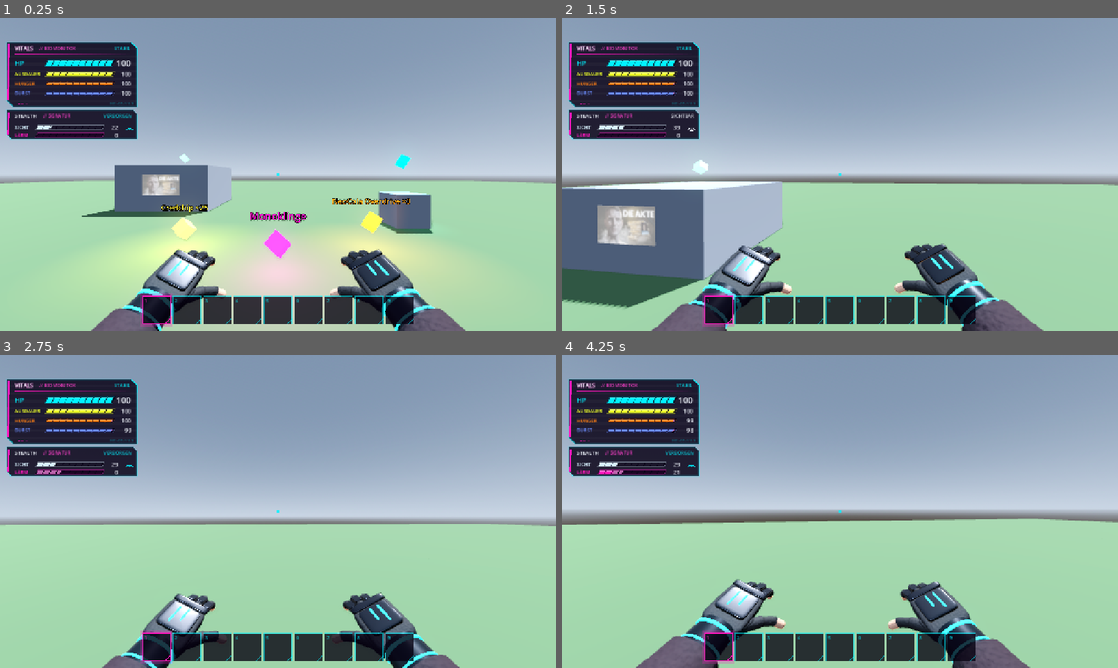
Above: before the commit, frames 1-4 (two rows, left to right).
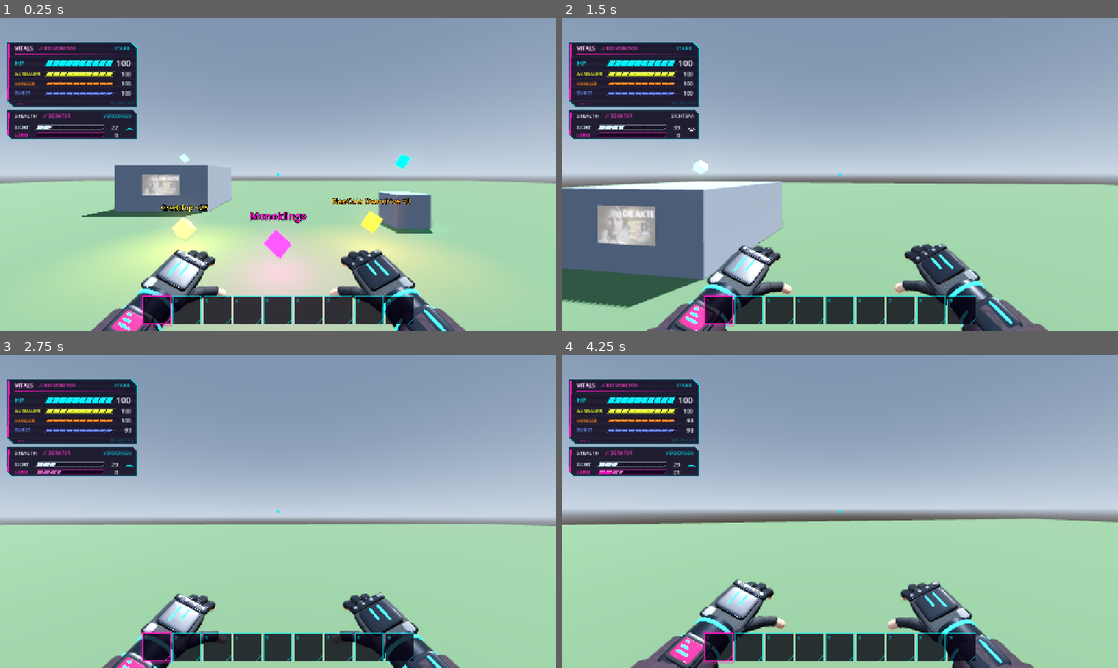
Above: after the commit, the same moments.

Repository: CaptainArschbart/Test
Game: Godot game, scene res://scenes/main/main.tscn
The game is run twice, just before and just after one commit, with the same random seed, the same clock (stepped at 60 frames per second) and the same inputs. This scene is started directly instead of the project's main scene.
Inputs (mouse positions are in pixels of both pictures, inside the frame that each line leads up to):
- Up to frame 1 (0.25 s): no input
- Up to frame 2 (1.5 s): tap Enter at 0.5 s; move the mouse to (867, 174) at 0.52 s; hold Right mouse button (aim) 0.53-1.28 s; hold W (move_forward) from 0.53 s (still down); tap Space (jump) at 0.77, 1.07 s; move the mouse to (812, 174) at 1.27 s; tap Ctrl (crouch) at 1.35 s
- Up to frame 3 (2.75 s): keep holding W (move_forward); tap Space (jump) at 1.52, 1.82 s; move the mouse to (289, 505) at 2.02 s; hold Q (drop_item) from 2.03 s (still down)
- Up to frame 4 (4.25 s): keep holding W (move_forward); move the mouse to (834, 517) at 2.77 s; release Q (drop_item) at 2.78 s; click (834, 517) at 2.85 s; tap Space (jump) at 3.02, 3.32, 3.77, 4.07 s; move the mouse to (878, 514) at 3.52 s; tap 1 (hotbar_1) at 3.6 s

The runs differ from the first frame. In frame 1, 1.0% of the frame differs, in the area x 18-82%, y 74-100%; in frame 2, 1.2%, in the area x 15-88%, y 72-100%; in frame 3, 0.6%; in frame 4, 1.2%.

Commit message:
Spielermodell und Hände detaillierter: Mantel mit Schößen, Gurtzeug, Akku-Pack, Atemmaske, Holster, Stiefel mit Riemen; Hände mit Nägeln, Nieten, Riemen, Unterarmschiene mit Display
Co-Authored-By: Claude Opus 5.5 (1M context) <noreply@anthropic.com>
Claude-Session: https://claude.ai/code/session_01CnPc7UZ3Z27zsdDbYdaRfL

Diff:
--- a/scenes/hands/player_hands.gd
+++ b/scenes/hands/player_hands.gd
@@ -2,8 +2,9 @@
 extends Node3D
 ## First-Person-Hände unter der Kamera: Cyber-Handschuhe mit Jackenärmel.
 ##
-## Das Modell wird beim Start aus Grundformen gebaut (Handfläche, Fingerglieder,
-## Daumen, Knöchelschutz, Handrücken-Platte, Armband mit Neon, Ärmel). Jeder Finger
+## Das Modell wird beim Start aus Grundformen gebaut (Handfläche mit Griffpolster, Fingerglieder
+## mit Nägeln an den freien Kuppen, Daumen, Knöchelschutz mit Nieten, Klettriemen, Handrücken-Platte,
+## Armband mit Neon, Unterarmschiene (links mit Display), hochgeschobener Ärmel mit Falten). Jeder Finger
 ## hat drei Gelenke, der Daumen zwei; Posen setzen nur Winkel, keine Meshes.
 ##
 ## Posen: ohne Waffe hängen die Hände locker unten. Mit Waffe greift die rechte Hand
@@ -119,6 +120,10 @@
 var _land_dip: float = 0.0
 var _was_on_floor := true
 var _lit_view: Node3D
+var _metal_material: StandardMaterial3D
+var _rubber_material: StandardMaterial3D
+var _nail_material: StandardMaterial3D
+var _screen_material: StandardMaterial3D
 
 
 
@@ -328,9 +333,21 @@
 		Vector3(0.012 * side, 0.0212, -0.054), Vector3(-0.06, 0.0, 0.0))
 	_part(root, ProcMesh.rounded_box(Vector3(0.004, 0.003, 0.03), 0.5), neon_material,
 		Vector3(-0.006 * side, 0.0212, -0.06), Vector3(-0.06, 0.0, 0.0))
-	# Knöchelschutz quer über die Grundgelenke.
+	# Knöchelschutz quer über die Grundgelenke, mit Nieten über jedem Knöchel.
 	_part(root, ProcMesh.rounded_box(Vector3(0.08, 0.012, 0.016), 0.35), plate_material,
 		Vector3(0.0, 0.012, -0.091), Vector3(0.0, 0.0, 0.0))
+	for knuckle: Vector3 in KNUCKLES:
+		_part(root, ProcMesh.tube(0.0035, 0.0045, 0.004), _metal_material,
+			Vector3(knuckle.x * side, 0.0185, -0.091), Vector3.ZERO)
+	# Klettriemen mit Schnalle über dem Handrücken, Griffpolster in der Handfläche.
+	_part(root, ProcMesh.rounded_box(Vector3(0.088, 0.012, 0.017), 0.3), _rubber_material,
+		Vector3(0.0, 0.006, -0.014), Vector3.ZERO)
+	_part(root, ProcMesh.rounded_box(Vector3(0.016, 0.005, 0.02), 0.3), _metal_material,
+		Vector3(0.03 * side, 0.0125, -0.014), Vector3.ZERO)
+	_part(root, ProcMesh.rounded_box(Vector3(0.066, 0.008, 0.05), 0.4), _rubber_material,
+		Vector3(0.004 * side, -0.0135, -0.06), Vector3.ZERO)
+	_part(root, ProcMesh.rounded_box(Vector3(0.03, 0.007, 0.03), 0.45), _rubber_material,
+		Vector3(-0.026 * side, -0.016, -0.026), Vector3(0.0, 0.25 * side, 0.0))
 
 	var fingers := []
 	for i in 4:
@@ -363,6 +380,32 @@
 		Vector3(0.0, 0.0, 0.064), Vector3(PI * 0.5, 0.0, 0.0), Vector3(1.0, 1.0, 0.82))
 	_part(arm, ProcMesh.tube(0.062, 0.048, 0.42), sleeve_material,
 		Vector3(0.0, 0.0, 0.29), Vector3(PI * 0.5, 0.0, 0.0), Vector3(1.0, 1.0, 0.85))
+	# Hochgeschobener Ärmel: Wulst am Bündchen und Falten.
+	_part(arm, ProcMesh.tube(0.053, 0.053, 0.03), sleeve_material,
+		Vector3(0.0, 0.0, 0.1), Vector3(PI * 0.5, 0.0, 0.0), Vector3(1.0, 1.0, 0.86))
+	for i in 3:
+		var z := 0.17 + i * 0.075
+		var r := 0.05 + z * 0.028
+		_part(arm, ProcMesh.tube(r, r, 0.018), sleeve_material,
+			Vector3(0.0, -0.002 * i, z), Vector3(PI * 0.5 + 0.12 * (i - 1), 0.0, 0.0), Vector3(1.0, 1.0, 0.86))
+	# Unterarmschiene über dem Handgelenk.
+	_part(arm, ProcMesh.rounded_box(Vector3(0.05, 0.012, 0.05), 0.3), plate_material,
+		Vector3(0.0, 0.031, 0.06), Vector3(-0.05, 0.0, 0.0))
+	if side < 0.0:
+		# Links: Handgelenk-Display mit Rahmen und Anzeige.
+		_part(arm, ProcMesh.rounded_box(Vector3(0.04, 0.006, 0.034), 0.25), _rubber_material,
+			Vector3(0.0, 0.039, 0.06), Vector3(-0.05, 0.0, 0.0))
+		_part(arm, ProcMesh.rounded_box(Vector3(0.032, 0.002, 0.026), 0.2), _screen_material,
+			Vector3(0.0, 0.0425, 0.06), Vector3(-0.05, 0.0, 0.0))
+		for i in 3:
+			_part(arm, ProcMesh.rounded_box(Vector3(0.006 + i * 0.006, 0.001, 0.003), 0.5), neon_material,
+				Vector3(-0.008 + i * 0.003, 0.0445, 0.052 + i * 0.007), Vector3(-0.05, 0.0, 0.0))
+	else:
+		# Rechts: Leuchtschlitz und ein Kabel von der Schiene in den Ärmel.
+		_part(arm, ProcMesh.rounded_box(Vector3(0.004, 0.002, 0.034), 0.5), neon_material,
+			Vector3(0.012, 0.038, 0.06), Vector3(-0.05, 0.0, 0.0))
+		_part(arm, ProcMesh.tube(0.0045, 0.0045, 0.07), _rubber_material,
+			Vector3(-0.016, 0.034, 0.105), Vector3(PI * 0.5 - 0.15, 0.0, 0.0))
 
 	var thumb_chain: Array = thumb_joints
 	return {"root": root, "arm": arm, "side": side, "fingers": fingers, "thumb": thumb_chain}
@@ -388,6 +431,10 @@
 			# Kleine Panzerplatte auf dem Grundglied.
 			_part(joint, ProcMesh.rounded_box(Vector3(r * 1.7, r * 0.7, length * 0.62), 0.3), plate_material,
 				Vector3(0.0, r * 0.82, -length * 0.5), Vector3.ZERO)
+		if last and finger:
+			# Fingernagel auf der freien Kuppe.
+			_part(joint, ProcMesh.rounded_box(Vector3(r * 1.15, r * 0.3, length * 0.48), 0.45), _nail_material,
+				Vector3(0.0, r * 0.86, -length * 0.66), Vector3(0.05, 0.0, 0.0))
 		if last:
 			# Abschlussring des Handschuhs vor der Fingerkuppe.
 			_part(joint, ProcMesh.tube(r * 1.12, r * 1.12, 0.0045), glove_material,
@@ -437,8 +484,16 @@
 		_set_viewmodel_layer(child)
 
 
-## Fehlt ein Material in der Szene, gibt es einfache Ersatzfarben.
+## Fehlt ein Material in der Szene, gibt es einfache Ersatzfarben. Nieten, Gummi, Nägel und
+## das Display am linken Handgelenk kommen immer aus dem Code.
 func _ensure_materials() -> void:
+	_metal_material = _flat(Color(0.55, 0.57, 0.6), 0.9, 0.3)
+	_rubber_material = _flat(Color(0.03, 0.03, 0.035), 0.0, 0.9)
+	_nail_material = _flat(Color(0.86, 0.68, 0.62), 0.0, 0.35)
+	_screen_material = _flat(Color(0.05, 0.02, 0.06), 0.2, 0.15)
+	_screen_material.emission_enabled = true
+	_screen_material.emission = Color(1.0, 0.15, 0.55)
+	_screen_material.emission_energy_multiplier = 0.9
 	if glove_material == null:
 		glove_material = _flat(Color(0.07, 0.075, 0.09), 0.0, 0.75)
 	if plate_material == null:
--- a/scenes/player/player_body.gd
+++ b/scenes/player/player_body.gd
@@ -2,9 +2,11 @@
 extends Node3D
 ## Körper der Spielfigur im selben Cyberpunk-Look wie die Ego-Hände.
 ##
-## Aufbau aus Grundformen (ProcMesh): Stiefel mit Neon-Sohle, Hose mit Knieschützern,
-## Gürtel, Jacke mit Brustplatte und Schulterpanzern, Arme mit Handschuhen, Kopf mit
-## Kapuze und Leuchtvisier. Füße stehen auf y = 0, Blick nach -Z.
+## Aufbau aus Grundformen (ProcMesh): Stiefel mit Riemen, Kappe und Profilsohle mit Neonkante,
+## Hose mit Knieschützern, Schienbeinplatten und Beinholster, Gürtel mit Taschen, Mantel mit
+## Schößen, hohem Kragen und Gurtzeug mit Brustplatte, Akku-Pack am Rücken, zweilagige
+## Schulterpanzer, Unterarmschienen (links mit Display), Hände mit Daumen, Kopf mit Kapuze,
+## Visier mit Rahmen, Atemmaske mit Filtern und Ohrstück mit Antenne. Füße stehen auf y = 0, Blick nach -Z.
 ##
 ## Ego-Sicht: Beine und Stiefel sieht man beim Runterschauen, Becken, Oberkörper, Arme und Kopf
 ## werfen nur Schatten (sonst steckt die Kamera im Kopf). first_person = false zeigt alles,
@@ -43,6 +45,9 @@
 var _arms: Array[Dictionary] = []
 var _spine: Node3D
 var _hips: Node3D
+var _strap_material: StandardMaterial3D
+var _rubber_material: StandardMaterial3D
+var _metal_material: StandardMaterial3D
 
 
 func _ready() -> void:
@@ -109,16 +114,34 @@
 	hips.position = Vector3(0.0, 0.95, 0.0)
 	add_child(hips)
 	_hips = hips
-	# Becken und Gürtel mit Schnalle. Gehört zum Oberkörper: von oben würde es die Beine verdecken.
+	# Becken, Gürtel mit Schnalle und Taschen. Gehört zum Oberkörper: von oben würde es die
+	# Beine verdecken.
 	var pelvis := [
 		_part(hips, ProcMesh.rounded_box(Vector3(0.34, 0.2, 0.21), 0.4), pants_material,
 			Vector3(0.0, 0.0, 0.0)),
-		_part(hips, ProcMesh.rounded_box(Vector3(0.355, 0.05, 0.225), 0.25), armor_material,
+		_part(hips, ProcMesh.rounded_box(Vector3(0.355, 0.045, 0.225), 0.25), _strap_material,
 			Vector3(0.0, 0.08, 0.0)),
-		_part(hips, ProcMesh.rounded_box(Vector3(0.06, 0.04, 0.02), 0.3), neon_material,
-			Vector3(0.0, 0.08, -0.112)),
+		_part(hips, ProcMesh.rounded_box(Vector3(0.07, 0.05, 0.022), 0.3), armor_material,
+			Vector3(0.0, 0.08, -0.114)),
+		_part(hips, ProcMesh.rounded_box(Vector3(0.04, 0.012, 0.01), 0.4), neon_material,
+			Vector3(0.0, 0.08, -0.126)),
 	]
-	for side in [1.0, -1.0]:
+	for side: float in [1.0, -1.0]:
+		# Gürteltaschen vorn seitlich und eine flache am Rücken.
+		pelvis.append(_part(hips, ProcMesh.rounded_box(Vector3(0.07, 0.08, 0.045), 0.35), armor_material,
+			Vector3(0.12 * side, 0.05, -0.1), Vector3(0.0, 0.25 * side, 0.0)))
+		pelvis.append(_part(hips, ProcMesh.rounded_box(Vector3(0.072, 0.02, 0.048), 0.3), _strap_material,
+			Vector3(0.12 * side, 0.085, -0.1), Vector3(0.0, 0.25 * side, 0.0)))
+	pelvis.append(_part(hips, ProcMesh.rounded_box(Vector3(0.16, 0.07, 0.045), 0.35), armor_material,
+		Vector3(0.0, 0.05, 0.12)))
+	# Mantelschöße: hinten zwei Bahnen, an den Seiten je eine, bis knapp übers Knie.
+	for i in 4:
+		var angle := [0.42, -0.42, 1.65, -1.65][i] as float
+		var dir := Vector3(sin(angle), 0.0, cos(angle))
+		var flap := _part(hips, ProcMesh.rounded_box(Vector3(0.15, 0.42, 0.018), 0.2), jacket_material,
+			dir * 0.125 + Vector3(0.0, -0.17, 0.0), Vector3(0.1, angle, 0.0))
+		pelvis.append(flap)
+	for side: float in [1.0, -1.0]:
 		_legs.append(_build_leg(hips, side))
 
 	_spine = Node3D.new()
@@ -126,32 +149,83 @@
 	_spine.position = Vector3(0.0, 0.075, 0.0)
 	hips.add_child(_spine)
 	var upper := pelvis.duplicate()
-	# Jacke: Bauch, Brust, Kragen; dazu Brustplatte und Leuchtstreifen.
-	upper.append(_part(_spine, ProcMesh.rounded_box(Vector3(0.33, 0.24, 0.2), 0.45), jacket_material,
+	# Jacke: Bauch, Brust (oben breiter), Kragen hoch und offen, Reißverschluss mit Leuchtlinie.
+	upper.append(_part(_spine, ProcMesh.rounded_box(Vector3(0.32, 0.24, 0.2), 0.45), jacket_material,
 		Vector3(0.0, 0.14, 0.0)))
 	upper.append(_part(_spine, ProcMesh.rounded_box(Vector3(0.44, 0.3, 0.24), 0.4), jacket_material,
 		Vector3(0.0, 0.38, 0.0)))
-	upper.append(_part(_spine, ProcMesh.rounded_box(Vector3(0.3, 0.2, 0.05), 0.3), armor_material,
-		Vector3(0.0, 0.38, -0.115), Vector3(0.08, 0.0, 0.0)))
-	upper.append(_part(_spine, ProcMesh.rounded_box(Vector3(0.012, 0.16, 0.012), 0.5), neon_material,
-		Vector3(0.09, 0.37, -0.142)))
-	upper.append(_part(_spine, ProcMesh.rounded_box(Vector3(0.012, 0.16, 0.012), 0.5), neon_material,
-		Vector3(-0.09, 0.37, -0.142)))
-	upper.append(_part(_spine, ProcMesh.tube(0.09, 0.12, 0.09), jacket_material,
-		Vector3(0.0, 0.56, 0.01)))
-	# Kopf: Hals, Kopf, Kapuze, Visier.
+	upper.append(_part(_spine, ProcMesh.rounded_box(Vector3(0.48, 0.1, 0.22), 0.5), jacket_material,
+		Vector3(0.0, 0.5, 0.005)))
+	upper.append(_part(_spine, ProcMesh.rounded_box(Vector3(0.008, 0.4, 0.008), 0.5), neon_material,
+		Vector3(-0.03, 0.27, -0.121)))
+	for side: float in [1.0, -1.0]:
+		upper.append(_part(_spine, ProcMesh.rounded_box(Vector3(0.11, 0.12, 0.022), 0.3), jacket_material,
+			Vector3(0.075 * side, 0.6, -0.065), Vector3(-0.25, 0.45 * side, 0.12 * side)))
+		upper.append(_part(_spine, ProcMesh.rounded_box(Vector3(0.12, 0.022, 0.15), 0.3), jacket_material,
+			Vector3(0.09 * side, 0.59, 0.03), Vector3(0.0, 0.0, -0.3 * side)))
+		# Brusttaschen mit Klappe.
+		upper.append(_part(_spine, ProcMesh.rounded_box(Vector3(0.09, 0.07, 0.025), 0.3), jacket_material,
+			Vector3(0.1 * side, 0.18, -0.104)))
+		upper.append(_part(_spine, ProcMesh.rounded_box(Vector3(0.095, 0.02, 0.03), 0.3), _strap_material,
+			Vector3(0.1 * side, 0.215, -0.106)))
+	# Brustplatte am Gurtzeug: Schultergurte, Querriemen, Platte mit zwei Leuchtschlitzen.
+	upper.append(_part(_spine, ProcMesh.rounded_box(Vector3(0.24, 0.17, 0.045), 0.3), armor_material,
+		Vector3(0.05, 0.39, -0.122), Vector3(0.08, 0.0, 0.0)))
+	for x: float in [0.0, 0.1]:
+		upper.append(_part(_spine, ProcMesh.rounded_box(Vector3(0.01, 0.12, 0.01), 0.5), neon_material,
+			Vector3(x, 0.39, -0.148)))
+	for side: float in [1.0, -1.0]:
+		upper.append(_part(_spine, ProcMesh.rounded_box(Vector3(0.045, 0.32, 0.012), 0.3), _strap_material,
+			Vector3(0.13 * side, 0.4, -0.118), Vector3(0.05, 0.0, 0.0)))
+		upper.append(_part(_spine, ProcMesh.rounded_box(Vector3(0.045, 0.3, 0.012), 0.3), _strap_material,
+			Vector3(0.13 * side, 0.4, 0.122)))
+		upper.append(_part(_spine, ProcMesh.rounded_box(Vector3(0.045, 0.014, 0.25), 0.3), _strap_material,
+			Vector3(0.13 * side, 0.545, 0.0)))
+	upper.append(_part(_spine, ProcMesh.rounded_box(Vector3(0.4, 0.04, 0.012), 0.3), _strap_material,
+		Vector3(0.0, 0.25, -0.112)))
+	# Rücken: Akku-Pack mit Leuchtzellen und zwei Kabeln zum Nacken.
+	upper.append(_part(_spine, ProcMesh.rounded_box(Vector3(0.22, 0.26, 0.08), 0.3), armor_material,
+		Vector3(0.0, 0.33, 0.15)))
+	for i in 3:
+		upper.append(_part(_spine, ProcMesh.rounded_box(Vector3(0.05, 0.012, 0.01), 0.5), neon_material,
+			Vector3(0.0, 0.26 + i * 0.05, 0.193)))
+	for side: float in [1.0, -1.0]:
+		upper.append(_part(_spine, ProcMesh.tube(0.009, 0.009, 0.2), _rubber_material,
+			Vector3(0.07 * side, 0.52, 0.15), Vector3(-0.35, 0.0, 0.0)))
+		upper.append(_part(_spine, ProcMesh.tube(0.03, 0.03, 0.025), _metal_material,
+			Vector3(0.07 * side, 0.45, 0.193), Vector3(PI * 0.5, 0.0, 0.0)))
+	# Kopf: Hals, Gesicht, Kapuze mit Schirm, Visier mit Rahmen, Atemmaske, Ohrstück mit Antenne.
 	var head := Node3D.new()
 	head.name = "Head"
 	head.position = Vector3(0.0, 0.6, 0.0)
 	_spine.add_child(head)
 	upper.append(_part(head, ProcMesh.tube(0.05, 0.055, 0.1), skin_material, Vector3(0.0, 0.02, 0.0)))
-	upper.append(_part(head, ProcMesh.rounded_box(Vector3(0.18, 0.23, 0.21), 0.6), skin_material,
+	upper.append(_part(head, ProcMesh.rounded_box(Vector3(0.17, 0.23, 0.2), 0.62), skin_material,
 		Vector3(0.0, 0.16, -0.01)))
 	upper.append(_part(head, ProcMesh.rounded_box(Vector3(0.23, 0.27, 0.25), 0.62), jacket_material,
-		Vector3(0.0, 0.18, 0.025)))
-	upper.append(_part(head, ProcMesh.rounded_box(Vector3(0.19, 0.045, 0.06), 0.35), visor_material,
-		Vector3(0.0, 0.18, -0.105)))
-	for side in [1.0, -1.0]:
+		Vector3(0.0, 0.18, 0.03)))
+	upper.append(_part(head, ProcMesh.rounded_box(Vector3(0.21, 0.03, 0.09), 0.4), jacket_material,
+		Vector3(0.0, 0.29, -0.08), Vector3(-0.2, 0.0, 0.0)))
+	upper.append(_part(head, ProcMesh.rounded_box(Vector3(0.205, 0.055, 0.07), 0.35), armor_material,
+		Vector3(0.0, 0.185, -0.085)))
+	upper.append(_part(head, ProcMesh.rounded_box(Vector3(0.18, 0.036, 0.02), 0.35), visor_material,
+		Vector3(0.0, 0.185, -0.118)))
+	upper.append(_part(head, ProcMesh.rounded_box(Vector3(0.12, 0.08, 0.07), 0.5), armor_material,
+		Vector3(0.0, 0.085, -0.095), Vector3(0.15, 0.0, 0.0)))
+	upper.append(_part(head, ProcMesh.rounded_box(Vector3(0.06, 0.03, 0.02), 0.4), _rubber_material,
+		Vector3(0.0, 0.09, -0.132)))
+	for side: float in [1.0, -1.0]:
+		upper.append(_part(head, ProcMesh.tube(0.022, 0.024, 0.04), _metal_material,
+			Vector3(0.055 * side, 0.07, -0.115), Vector3(PI * 0.5, 0.0, 0.6 * side)))
+		upper.append(_part(head, ProcMesh.tube(0.016, 0.016, 0.006), _rubber_material,
+			Vector3(0.066 * side, 0.066, -0.132), Vector3(PI * 0.5, 0.0, 0.6 * side)))
+	upper.append(_part(head, ProcMesh.tube(0.028, 0.028, 0.03), armor_material,
+		Vector3(0.118, 0.17, -0.02), Vector3(0.0, 0.0, PI * 0.5)))
+	upper.append(_part(head, ProcMesh.tube(0.004, 0.003, 0.16), _metal_material,
+		Vector3(0.13, 0.25, -0.0), Vector3(0.1, 0.0, -0.15)))
+	upper.append(_part(head, ProcMesh.rounded_box(Vector3(0.012, 0.012, 0.012), 0.6), visor_material,
+		Vector3(0.142, 0.33, 0.008)))
+	for side: float in [1.0, -1.0]:
 		var arm := _build_arm(_spine, side)
 		_arms.append(arm)
 		upper.append_array(arm.parts)
@@ -164,27 +238,55 @@
 	hip.position = Vector3(0.095 * side, -0.05, 0.0)
 	hips.add_child(hip)
 	_part(hip, ProcMesh.capsule(0.078, 0.48), pants_material, Vector3(0.0, -0.21, 0.0))
-	# Oberschenkeltasche rechts.
 	if side > 0.0:
-		_part(hip, ProcMesh.rounded_box(Vector3(0.05, 0.12, 0.1), 0.35), armor_material,
-			Vector3(0.075, -0.2, 0.0))
+		# Rechts: Beinholster mit Pistolengriff und zwei Riemen.
+		_part(hip, ProcMesh.rounded_box(Vector3(0.05, 0.17, 0.1), 0.3), armor_material,
+			Vector3(0.078, -0.21, 0.0))
+		_part(hip, ProcMesh.rounded_box(Vector3(0.035, 0.08, 0.04), 0.35), _rubber_material,
+			Vector3(0.08, -0.09, 0.03), Vector3(0.0, 0.0, 0.1))
+		_part(hip, ProcMesh.rounded_box(Vector3(0.008, 0.06, 0.008), 0.5), neon_material,
+			Vector3(0.105, -0.21, 0.0))
+	else:
+		# Links: Oberschenkeltasche.
+		_part(hip, ProcMesh.rounded_box(Vector3(0.045, 0.11, 0.09), 0.35), pants_material,
+			Vector3(-0.078, -0.24, 0.0))
+		_part(hip, ProcMesh.rounded_box(Vector3(0.05, 0.03, 0.095), 0.3), _strap_material,
+			Vector3(-0.079, -0.18, 0.0))
+	for y: float in [-0.16, -0.3]:
+		_part(hip, ProcMesh.tube(0.083 - y * 0.03, 0.083 - y * 0.03, 0.022), _strap_material,
+			Vector3(0.0, y, 0.0))
 	var knee := Node3D.new()
 	knee.position = Vector3(0.0, -0.43, 0.0)
 	hip.add_child(knee)
 	_part(knee, ProcMesh.capsule(0.062, 0.46), pants_material, Vector3(0.0, -0.2, 0.0))
+	# Knieschützer, Schienbeinplatte mit Leuchtstreifen.
 	_part(knee, ProcMesh.rounded_box(Vector3(0.1, 0.11, 0.05), 0.35), armor_material,
 		Vector3(0.0, -0.03, -0.055))
 	_part(knee, ProcMesh.rounded_box(Vector3(0.05, 0.012, 0.012), 0.5), neon_material,
 		Vector3(0.0, -0.03, -0.082))
+	_part(knee, ProcMesh.rounded_box(Vector3(0.075, 0.2, 0.03), 0.3), armor_material,
+		Vector3(0.0, -0.2, -0.058), Vector3(0.06, 0.0, 0.0))
+	_part(knee, ProcMesh.rounded_box(Vector3(0.008, 0.12, 0.008), 0.5), neon_material,
+		Vector3(0.0, -0.2, -0.075), Vector3(0.06, 0.0, 0.0))
 	var ankle := Node3D.new()
 	ankle.position = Vector3(0.0, -0.42, 0.0)
 	knee.add_child(ankle)
-	# Stiefel mit Schaft, Kappe und leuchtender Sohlenkante.
-	_part(ankle, ProcMesh.tube(0.068, 0.072, 0.13), armor_material, Vector3(0.0, 0.03, 0.0))
+	# Stiefel: Schaft mit Riemen und Schnallen, Kappe, dicke Profilsohle mit Leuchtkante.
+	_part(ankle, ProcMesh.tube(0.068, 0.072, 0.15), armor_material, Vector3(0.0, 0.04, 0.0))
+	for y: float in [0.08, 0.02]:
+		_part(ankle, ProcMesh.tube(0.075, 0.075, 0.018), _strap_material, Vector3(0.0, y, 0.0))
+		_part(ankle, ProcMesh.rounded_box(Vector3(0.012, 0.024, 0.02), 0.3), _metal_material,
+			Vector3(0.074 * side, y, -0.01))
 	_part(ankle, ProcMesh.rounded_box(Vector3(0.12, 0.09, 0.27), 0.35), armor_material,
-		Vector3(0.0, -0.045, -0.05))
-	_part(ankle, ProcMesh.rounded_box(Vector3(0.125, 0.018, 0.275), 0.3), neon_material,
-		Vector3(0.0, -0.085, -0.05))
+		Vector3(0.0, -0.04, -0.05))
+	_part(ankle, ProcMesh.rounded_box(Vector3(0.1, 0.03, 0.12), 0.3), _strap_material,
+		Vector3(0.0, 0.0, -0.1), Vector3(0.35, 0.0, 0.0))
+	_part(ankle, ProcMesh.rounded_box(Vector3(0.112, 0.06, 0.07), 0.5), _metal_material,
+		Vector3(0.0, -0.05, -0.16))
+	_part(ankle, ProcMesh.rounded_box(Vector3(0.13, 0.03, 0.285), 0.25), _rubber_material,
+		Vector3(0.0, -0.095, -0.05))
+	_part(ankle, ProcMesh.rounded_box(Vector3(0.132, 0.008, 0.287), 0.3), neon_material,
+		Vector3(0.0, -0.083, -0.05))
 	return {"hip": hip, "knee": knee, "ankle": ankle}
 
 
@@ -193,17 +295,41 @@
 	var shoulder := Node3D.new()
 	shoulder.position = Vector3(0.25 * side, 0.48, 0.0)
 	spine.add_child(shoulder)
-	parts.append(_part(shoulder, ProcMesh.rounded_box(Vector3(0.14, 0.08, 0.15), 0.45), armor_material,
-		Vector3(0.015 * side, 0.03, 0.0), Vector3(0.0, 0.0, -0.25 * side)))
+	# Zweilagiger Schulterpanzer mit Leuchtkante.
+	parts.append(_part(shoulder, ProcMesh.rounded_box(Vector3(0.15, 0.07, 0.16), 0.45), armor_material,
+		Vector3(0.018 * side, 0.035, 0.0), Vector3(0.0, 0.0, -0.25 * side)))
+	parts.append(_part(shoulder, ProcMesh.rounded_box(Vector3(0.12, 0.05, 0.14), 0.45), armor_material,
+		Vector3(0.05 * side, -0.02, 0.0), Vector3(0.0, 0.0, -0.55 * side)))
+	parts.append(_part(shoulder, ProcMesh.rounded_box(Vector3(0.11, 0.008, 0.008), 0.5), neon_material,
+		Vector3(0.04 * side, 0.025, -0.081), Vector3(0.0, 0.0, -0.3 * side)))
 	parts.append(_part(shoulder, ProcMesh.capsule(0.058, 0.33), jacket_material, Vector3(0.0, -0.14, 0.0)))
+	parts.append(_part(shoulder, ProcMesh.tube(0.063, 0.063, 0.025), _strap_material, Vector3(0.0, -0.12, 0.0)))
 	var elbow := Node3D.new()
 	elbow.position = Vector3(0.0, -0.29, 0.0)
 	shoulder.add_child(elbow)
+	parts.append(_part(elbow, ProcMesh.rounded_box(Vector3(0.07, 0.07, 0.05), 0.5), armor_material,
+		Vector3(0.0, 0.0, 0.045)))
 	parts.append(_part(elbow, ProcMesh.capsule(0.05, 0.3), jacket_material, Vector3(0.0, -0.13, 0.0)))
+	# Unterarmschiene, links mit Handgelenk-Display.
+	parts.append(_part(elbow, ProcMesh.rounded_box(Vector3(0.075, 0.13, 0.08), 0.35), armor_material,
+		Vector3(0.0, -0.17, 0.0)))
+	if side < 0.0:
+		parts.append(_part(elbow, ProcMesh.rounded_box(Vector3(0.012, 0.07, 0.05), 0.3), visor_material,
+			Vector3(-0.04, -0.18, 0.0)))
+	else:
+		parts.append(_part(elbow, ProcMesh.rounded_box(Vector3(0.008, 0.09, 0.008), 0.5), neon_material,
+			Vector3(0.039, -0.17, -0.02)))
 	parts.append(_part(elbow, ProcMesh.tube(0.042, 0.042, 0.05), armor_material, Vector3(0.0, -0.25, 0.0)))
 	parts.append(_part(elbow, ProcMesh.tube(0.044, 0.044, 0.006), neon_material, Vector3(0.0, -0.235, 0.0)))
-	parts.append(_part(elbow, ProcMesh.rounded_box(Vector3(0.05, 0.1, 0.085), 0.45), glove_material,
-		Vector3(0.0, -0.33, -0.005)))
+	# Hand: Handfläche, Finger als ein gekrümmter Block, Daumen.
+	parts.append(_part(elbow, ProcMesh.rounded_box(Vector3(0.035, 0.085, 0.08), 0.4), glove_material,
+		Vector3(0.0, -0.315, -0.005)))
+	parts.append(_part(elbow, ProcMesh.rounded_box(Vector3(0.03, 0.07, 0.075), 0.5), glove_material,
+		Vector3(-0.004 * side, -0.38, -0.008), Vector3(0.25, 0.0, 0.0)))
+	parts.append(_part(elbow, ProcMesh.capsule(0.012, 0.06), glove_material,
+		Vector3(-0.01 * side, -0.33, -0.05), Vector3(0.6, 0.0, 0.0)))
+	parts.append(_part(elbow, ProcMesh.rounded_box(Vector3(0.012, 0.04, 0.05), 0.3), armor_material,
+		Vector3(0.019 * side, -0.31, -0.005)))
 	return {"shoulder": shoulder, "elbow": elbow, "parts": parts}
 
 
@@ -219,9 +345,21 @@
 
 
 func _ensure_materials() -> void:
+	# Riemen, Gummisohlen und blankes Metall (Schnallen, Filter) kommen aus dem Code.
+	_strap_material = _flat(Color(0.035, 0.032, 0.03), 0.0, 0.6)
+	_rubber_material = _flat(Color(0.02, 0.02, 0.022), 0.0, 0.92)
+	_metal_material = _flat(Color(0.5, 0.52, 0.56), 0.9, 0.32)
 	var fallback := StandardMaterial3D.new()
 	fallback.albedo_color = Color(0.1, 0.1, 0.12)
 	for property in ["jacket_material", "pants_material", "armor_material", "glove_material",
 			"skin_material", "neon_material", "visor_material"]:
 		if get(property) == null:
 			set(property, fallback)
+
+
+static func _flat(color: Color, metallic: float, roughness: float) -> StandardMaterial3D:
+	var material := StandardMaterial3D.new()
+	material.albedo_color = color
+	material.metallic = metallic
+	material.roughness = roughness
+	return material
